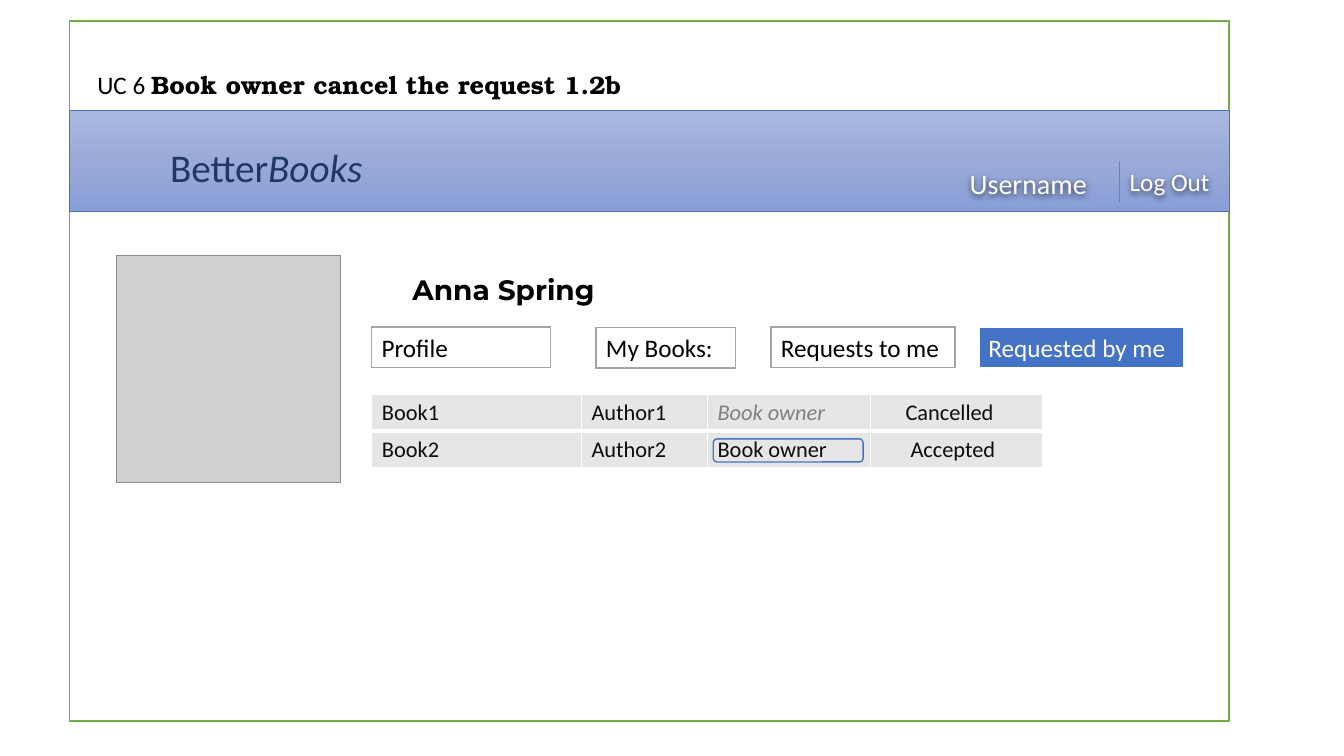
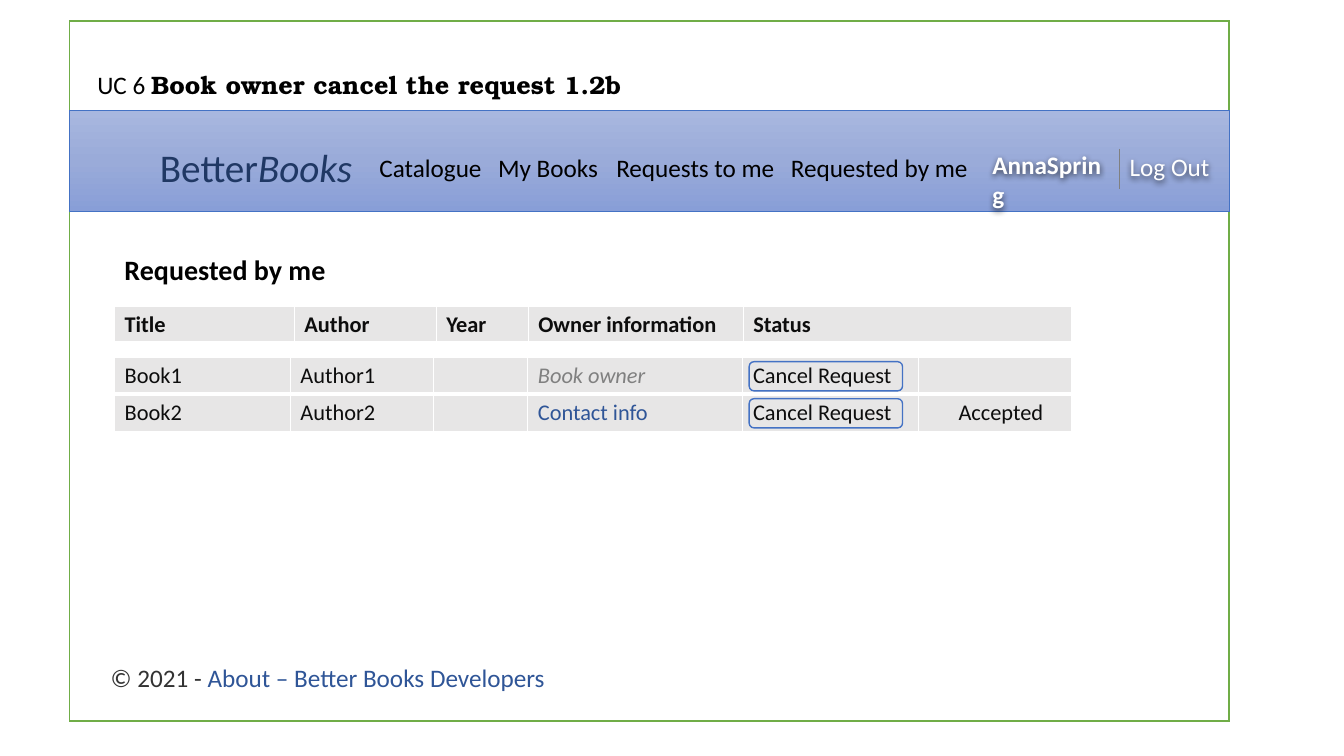
Before and after one commit to kateGalich/capstone, a slide deck: slide 8 of Construction 3/UI Prototypes.pptx. Drawn at 1344x756 pixels with LibreOffice and Linux fonts; fonts in the diff are those of the drawing; grey boxes stand for pictures; background and template pictures are left out. Boxes give left, top, right and bottom in pixels: in the first picture for what was removed or moved away, otherwise in the second. Text is boxed around its words. In the diff, an @@ line names an element or a change of style, - is before the commit and + after.

```diff
--- a/Construction 3/UI Prototypes.pptx
+++ b/Construction 3/UI Prototypes.pptx
@@ text added at bbox=[983, 144, 1123, 185], 18 pt, text #FFFFFF, bold @@
+AnnaSpring
@@ text "Log Out": place and size @@
-text "Log Out" at bbox=[1130, 175, 1209, 197]
+text "Log Out" at bbox=[1130, 160, 1209, 182]
@@ line moved from (1120, 161) - (1120, 202) to (1120, 148) - (1120, 190) @@
@@ text "BetterBooks": place and size @@
-text "BetterBooks" at bbox=[170, 155, 362, 182]
+text "BetterBooks" at bbox=[160, 155, 352, 182]
@@ text added at bbox=[379, 159, 481, 182], 18 pt, text #000000 @@
+Catalogue
@@ text added at bbox=[498, 159, 598, 181], 18 pt, text #000000 @@
+My Books
@@ text added at bbox=[616, 161, 775, 181], 18 pt, text #000000 @@
+Requests to me
@@ text added at bbox=[791, 159, 968, 181], 18 pt, text #000000 @@
+Requested by me
@@ text removed at bbox=[970, 176, 1087, 195] @@
-Username
@@ text "Requested by me": place and size @@
-text "Requested by me" at bbox=[979, 327, 1185, 367]
+text "Requested by me" at bbox=[124, 260, 325, 285]
@@ text "Requested by me" at bbox=[124, 260, 325, 285]: size 18 to 20 pt, text colour #FFFFFF to #000000, bold on; fill #4472C4 to none; outline #FFFFFF 1.5 pt to none @@
@@ picture removed at bbox=[117, 255, 341, 482] @@
@@ text removed at bbox=[412, 278, 595, 306] @@
-Anna Spring
@@ table added at bbox=[115, 307, 1072, 344], 1 rows, 5 columns @@
+Title | Author | Year | Owner information | Status
@@ rectangle removed at bbox=[372, 327, 551, 367] @@
-Profile
@@ rectangle removed at bbox=[596, 328, 736, 368] @@
-My Books:
@@ rectangle removed at bbox=[771, 327, 956, 367] @@
-Requests to me
@@ table at bbox=[115, 358, 1071, 432] @@
-column 3: Book owner | Book owner
-column 4: Cancelled | Accepted
+column 3:  | 
+column 4: Book owner | Contact info
+column 5: Cancel Request | Cancel Request
+column 6:  | Accepted
@@ table: place and size @@
-table at bbox=[372, 394, 1044, 468]
+table at bbox=[115, 358, 1071, 432]
@@ rounded rectangle: place and size @@
-rounded rectangle at bbox=[714, 439, 864, 462]
+rounded rectangle at bbox=[749, 362, 902, 391]
@@ rounded rectangle added at bbox=[749, 399, 902, 429], outline #4472C4 1 pt @@
@@ text added at bbox=[137, 669, 545, 691], 18 pt, text #2F5597 @@
+© 2021 - About – Better Books Developers
```
Also in this commit, not shown: 11 other slides changed, 2 slides removed.
